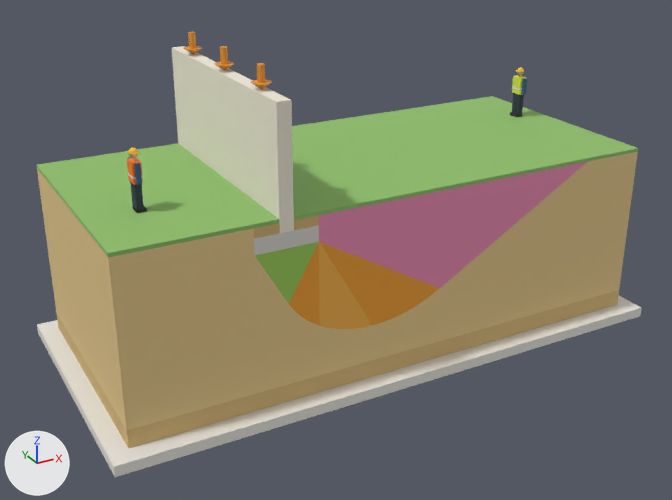
The glTF model ar-labor/models/talajtores.glb as it was, and as the next commit left it.
Rendered twice from a 50 mm lens placed at (-0.258, -0.639, 0.24), pointed at (0.086, -0.014, -0.072). The axes (+X, +Y, +Z) are drawn at lower left. The lights are the same throughout. The first picture is the older version. Where no turn or scale is listed for an object, it has been applied to the vertices.

In view in the first picture: 'alap_m_8fbf6a', 'alap_m_9ccb5a', 'alap_m_f1ead9', 'passz_m_8fbf6a', 'passz_m_e98cb2', 'rad_m_f0a030', 'rad_m_f0a030.001', 'rad_m_f4b24a', 'tomb_m_8fbf6a', 'tomb_m_d2b376', 'tomb_m_e4c88c', 'tomb_m_e9e6df' and 10 more.
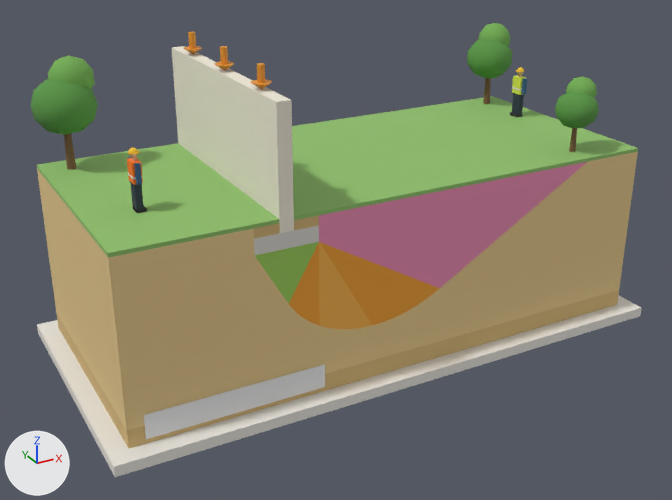
Pixel boxes (x1, y1, x2, y2) of what changed, in the pictures (672 x 500 px):
'tomb_m_5a9647', added
    after: (30, 39, 599, 135)
'nevtabla', added
    after: (144, 364, 325, 439)
'tomb_m_74ad55', added
    after: (48, 23, 597, 98)
'tomb_m_7a5a3c', added
    after: (64, 78, 577, 170)

What changed in the scene script:
```text
Add mat_nevtabla:
    mat_nevtabla = principled_material('nevtabla')
    mat_nevtabla.base_color = (0.8, 0.8, 0.8)  # white #e7e7e7
    mat_nevtabla.roughness = 1.0
Add mat_m_74ad55:
    mat_m_74ad55 = principled_material('m_74ad55')
    mat_m_74ad55.base_color = (0.175, 0.418, 0.0908)  # green #74ad55
    mat_m_74ad55.roughness = 1.0
Add mat_m_5a9647:
    mat_m_5a9647 = principled_material('m_5a9647')
    mat_m_5a9647.base_color = (0.102, 0.305, 0.063)  # green #5a9647
    mat_m_5a9647.roughness = 1.0
Add mat_m_7a5a3c:
    mat_m_7a5a3c = principled_material('m_7a5a3c')
    mat_m_7a5a3c.base_color = (0.195, 0.102, 0.0452)  # brown #7a5a3c
    mat_m_7a5a3c.roughness = 0.82
Add me_mesh_27:
    me_mesh_27.from_pydata([(-0.0707, 0.0, 0.01), (0.0707, 0.0, 0.01), (-0.0707, 0.0, -0.01), (0.0707, 0.0, -0.01)], [], [(0, 2, 1), (2, 3, 1)])
    me_mesh_27.materials.append(mat_nevtabla)  # its picture is missing
Add me_mesh_14_1:
    me_mesh_14_1.from_pydata(...)  # 126 vertices, 240 faces; spans x -0.11..0.331, y -0.089..0.1, z 0.04..0.091
    me_mesh_14_1.materials.append(mat_m_74ad55)  # green #74ad55
Add me_mesh_13_1:
    me_mesh_13_1.from_pydata(...)  # 126 vertices, 240 faces; spans x -0.127..0.33, y -0.097..0.103, z 0.023..0.077
    me_mesh_13_1.materials.append(mat_m_5a9647)  # green #5a9647
Add me_mesh_12_1:
    me_mesh_12_1.from_pydata(...)  # 42 vertices, 72 faces; spans x -0.106..0.31, y -0.083..0.083, z 0.003..0.041
    me_mesh_12_1.materials.append(mat_m_7a5a3c)  # brown #7a5a3c
Add ob_nevtabla:
    ob_nevtabla = bpy.data.objects.new('nevtabla', me_mesh_27)
    ob_nevtabla.location = (-0.0418, -0.1005, -0.1313)
Add ob_tomb_m_74ad55:
    ob_tomb_m_74ad55 = bpy.data.objects.new('tomb_m_74ad55', me_mesh_14_1)
    ob_tomb_m_74ad55.location = (0.0, 0.0, 0.0)
Add ob_tomb_m_5a9647:
    ob_tomb_m_5a9647 = bpy.data.objects.new('tomb_m_5a9647', me_mesh_13_1)
    ob_tomb_m_5a9647.location = (0.0, 0.0, 0.0)
Add ob_tomb_m_7a5a3c:
    ob_tomb_m_7a5a3c = bpy.data.objects.new('tomb_m_7a5a3c', me_mesh_12_1)
    ob_tomb_m_7a5a3c.location = (0.0, 0.0, 0.0)
```
